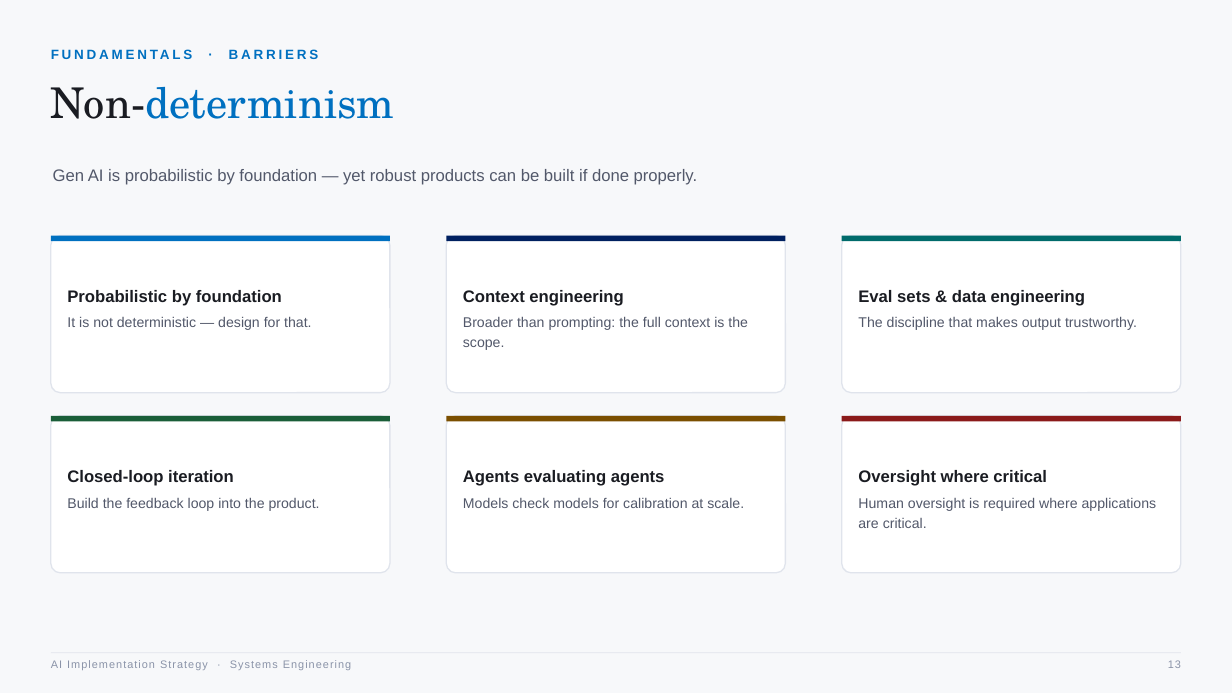
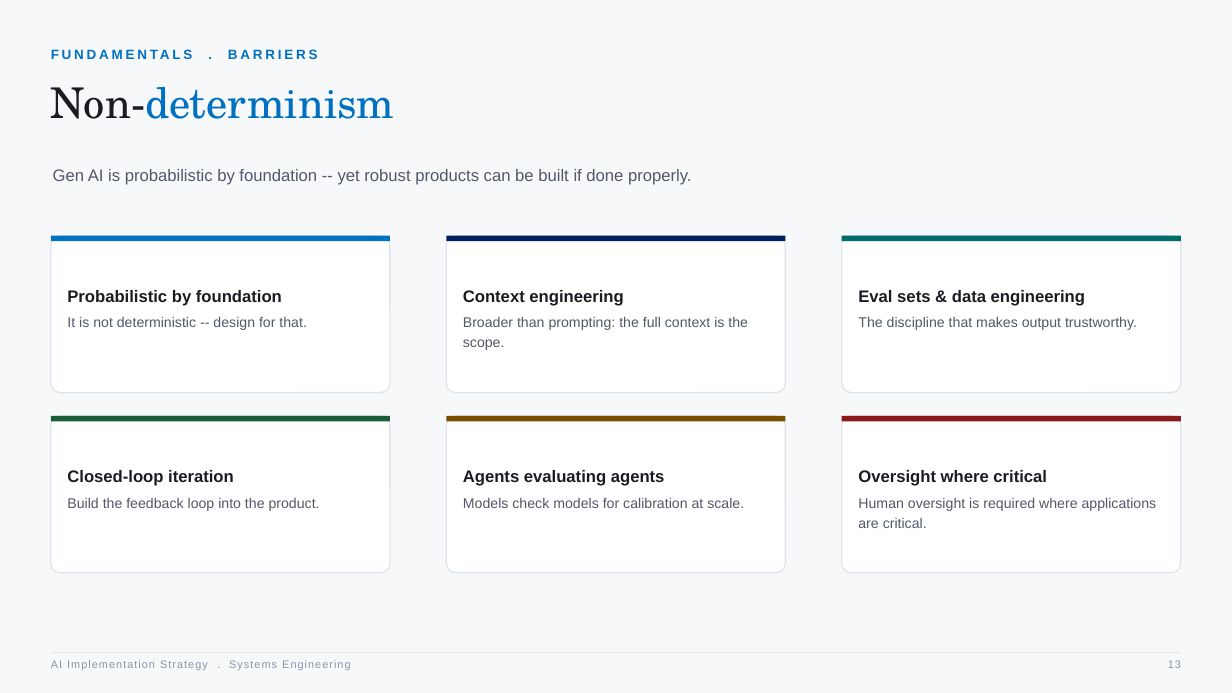
Before and after one commit to betodon96-svg/sai-workflow-app, a slide deck: slide 13 of AI_Implementation_Strategy_SE_Workshop.pptx. Drawn at 1232x693 pixels with LibreOffice and Linux fonts; fonts in the diff are those of the drawing. Boxes give left, top, right and bottom in pixels: in the first picture for what was removed or moved away, otherwise in the second. Text is boxed around its words. In the diff, an @@ line names an element or a change of style, - is before the commit and + after.

```diff
--- a/AI_Implementation_Strategy_SE_Workshop.pptx
+++ b/AI_Implementation_Strategy_SE_Workshop.pptx
@@ text at box(53, 169, 692, 185): text changed @@
-Gen AI is probabilistic by foundation — yet robust products can be built if done properly.
+Gen AI is probabilistic by foundation -- yet robust products can be built if done properly.
@@ text at box(67, 317, 306, 330): text changed @@
-It is not deterministic — design for that.
+It is not deterministic -- design for that.
@@ text at box(51, 660, 350, 670): text changed @@
-AI Implementation Strategy · Systems Engineering
+AI Implementation Strategy . Systems Engineering
```
Also in this commit, not shown: 19 other slides changed, 5 slides added, 1 slide removed.
